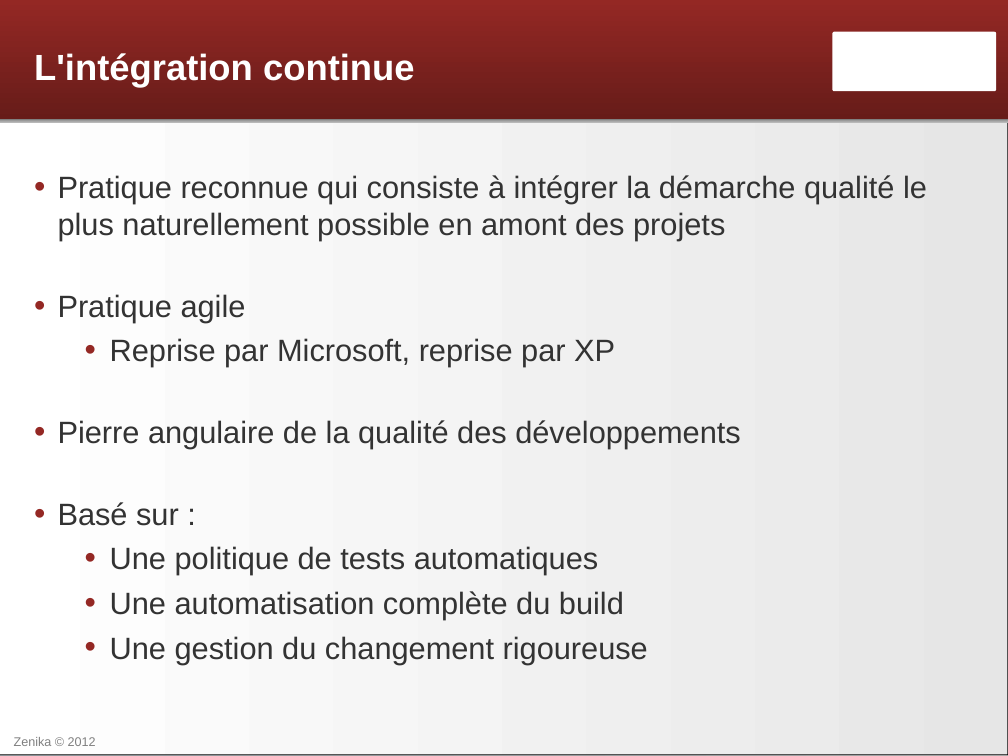
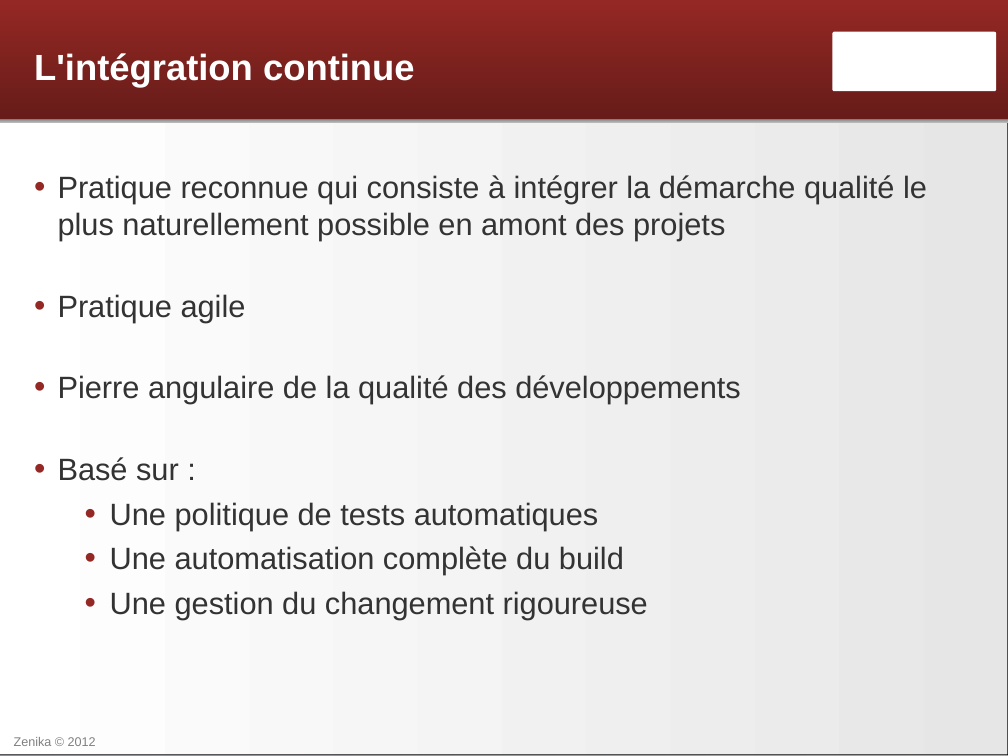
Before and after one commit to Zenika/formation-maven-osgi, a slide deck: slide 2 of Maven - 12 - Usine Logicielle.odp. Drawn at 1008x756 pixels with LibreOffice and Linux fonts; fonts in the diff are those of the drawing; background and template pictures are left out. Boxes give left, top, right and bottom in pixels: in the first picture for what was removed or moved away, otherwise in the second. Text is boxed around its words. In the diff, an @@ line names an element or a change of style, - is before the commit and + after.

```diff
--- a/Maven - 12 - Usine Logicielle.odp
+++ b/Maven - 12 - Usine Logicielle.odp
@@ text at <box>110,338,615,367</box>: paragraph removed @@
-  • Reprise par Microsoft, reprise par XP
```
Also in this commit, not shown: 4 other files.
